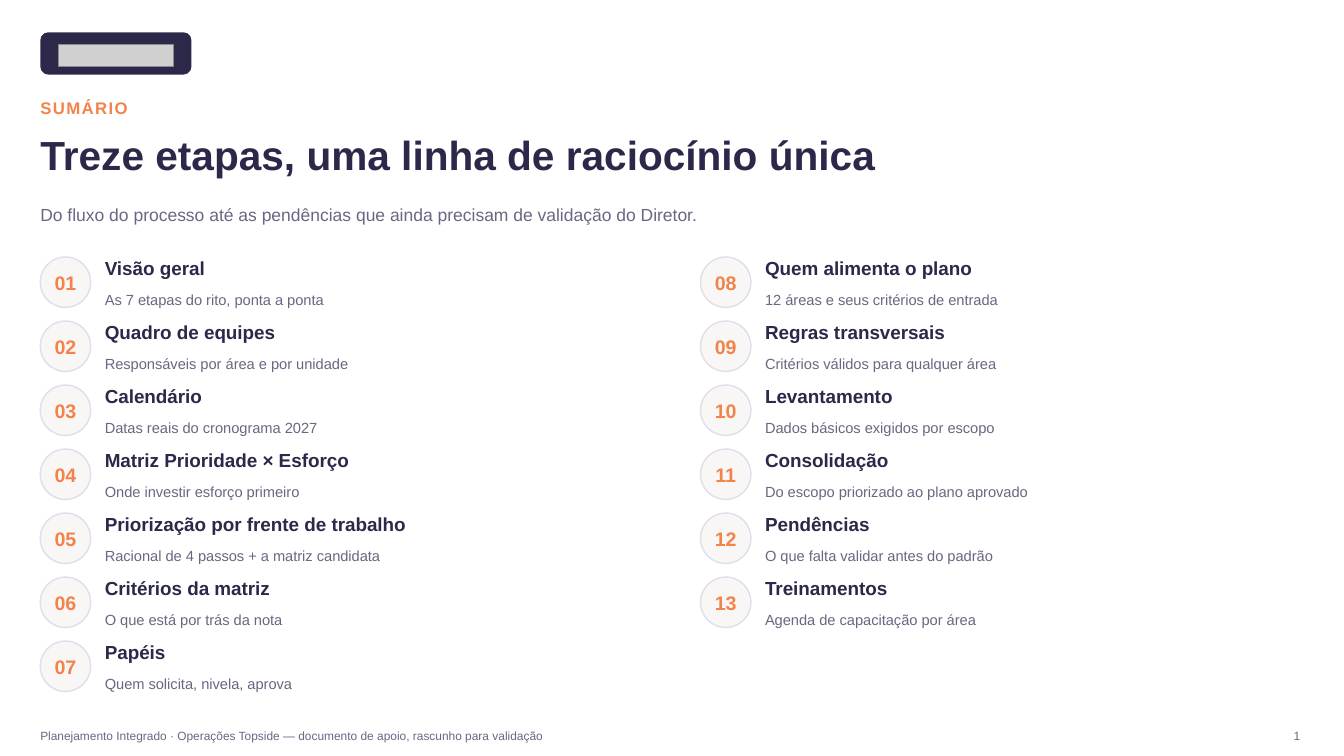
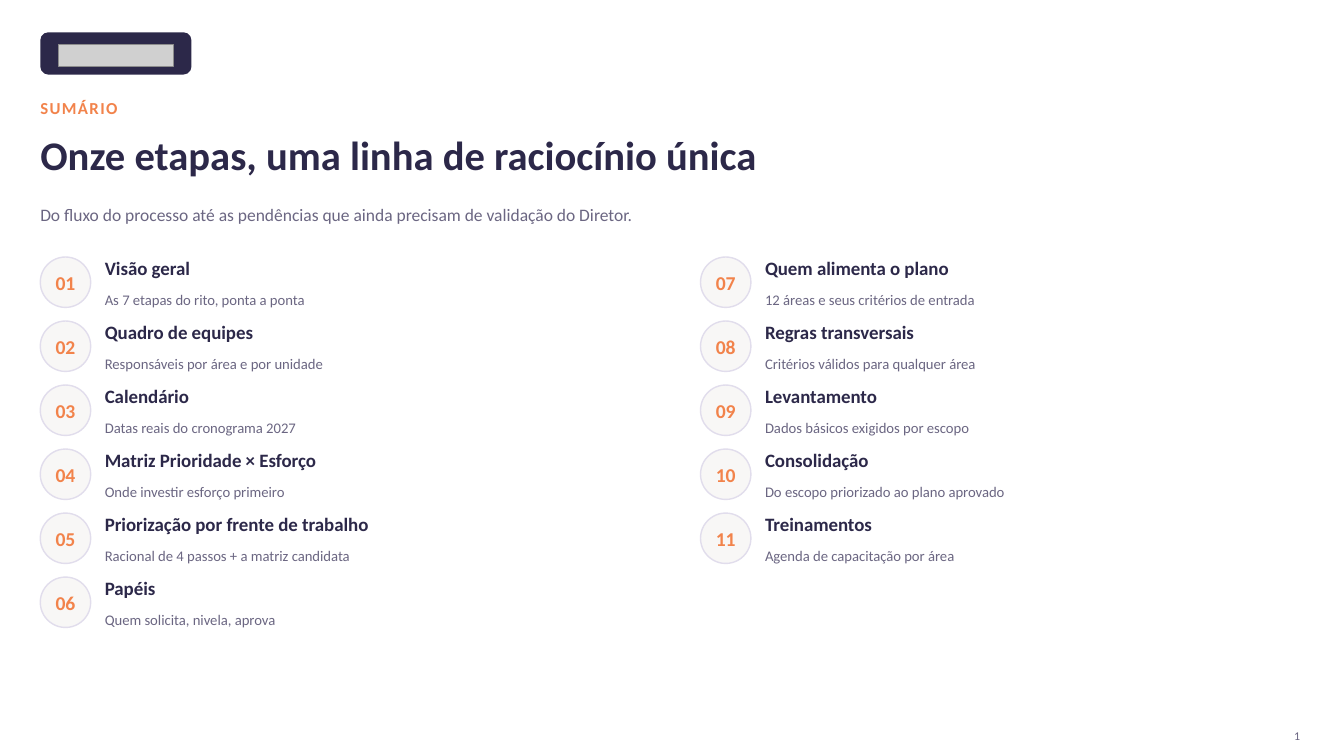
Before and after one commit to LucasRibaas/Planejamento, a slide deck: slide 2 of Planejamento_Integrado_Operacoes_Topside.pptx. Drawn at 1344x756 pixels with LibreOffice and Linux fonts; fonts in the diff are those of the drawing; grey boxes stand for pictures. Boxes give left, top, right and bottom in pixels: in the first picture for what was removed or moved away, otherwise in the second. Text is boxed around its words. In the diff, an @@ line names an element or a change of style, - is before the commit and + after.

```diff
--- a/Planejamento_Integrado_Operacoes_Topside.pptx
+++ b/Planejamento_Integrado_Operacoes_Topside.pptx
@@ text at box(40, 141, 756, 177): text changed; font Arial to Calibri @@
-Treze etapas, uma linha de raciocínio única
+Onze etapas, uma linha de raciocínio única
@@ font Arial to Calibri in 33 elements at box(40, 101, 117, 114), box(40, 209, 632, 224), box(56, 277, 76, 290), box(105, 261, 190, 278), box(105, 295, 305, 308), box(105, 325, 253, 342), box(105, 359, 323, 372), box(105, 389, 189, 403), box(105, 423, 296, 436), box(105, 453, 316, 470), box(105, 487, 285, 500), box(56, 533, 76, 546), box(105, 517, 368, 534), box(105, 551, 350, 564), box(765, 261, 948, 278), box(765, 295, 974, 305), box(765, 326, 914, 342), box(765, 359, 975, 372), box(765, 390, 877, 403), box(765, 423, 969, 436), box(765, 453, 869, 470), box(765, 487, 1005, 500), box(1294, 732, 1300, 740), box(105, 581, 156, 598), box(765, 551, 954, 564), box(765, 517, 872, 531), box(105, 615, 276, 628), box(56, 596, 76, 610), box(716, 533, 736, 546), box(716, 405, 736, 418), box(716, 340, 736, 354), box(716, 469, 736, 482), box(716, 277, 736, 290) @@
@@ text "07": place and size @@
-text "07" at box(55, 660, 77, 674)
+text "07" at box(716, 277, 736, 290)
@@ 4 texts: place and size @@
-4 texts at box(715, 276, 737, 482)
+4 texts at box(716, 340, 736, 546)
@@ text removed at box(715, 532, 737, 546) @@
-12
@@ text removed at box(765, 517, 870, 531) @@
-Pendências
@@ text removed at box(765, 550, 992, 564) @@
-O que falta validar antes do padrão
@@ text removed at box(105, 581, 269, 595) @@
-Critérios da matriz
@@ rounded rectangle removed at box(701, 577, 751, 627) @@
@@ text removed at box(715, 596, 737, 610) @@
-13
@@ 4 texts: place and size @@
-4 texts at box(105, 581, 976, 692)
+4 texts at box(105, 517, 954, 628)
@@ text removed at box(105, 614, 282, 628) @@
-O que está por trás da nota
@@ rounded rectangle removed at box(40, 641, 91, 692) @@
@@ text removed at box(40, 731, 542, 743) @@
-Planejamento Integrado · Operações Topside — documento de apoio, rascunho para validação
```
Also in this commit, not shown: 17 other slides changed, 5 slides added, 8 slides removed, 1 other file.
